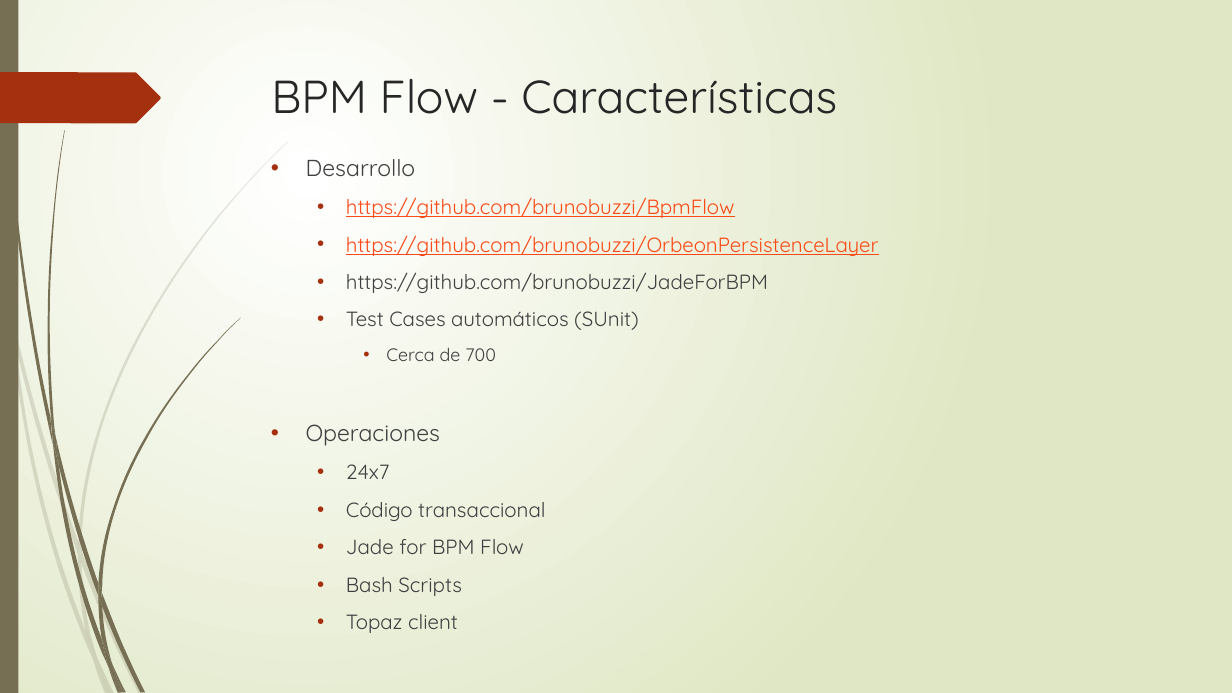
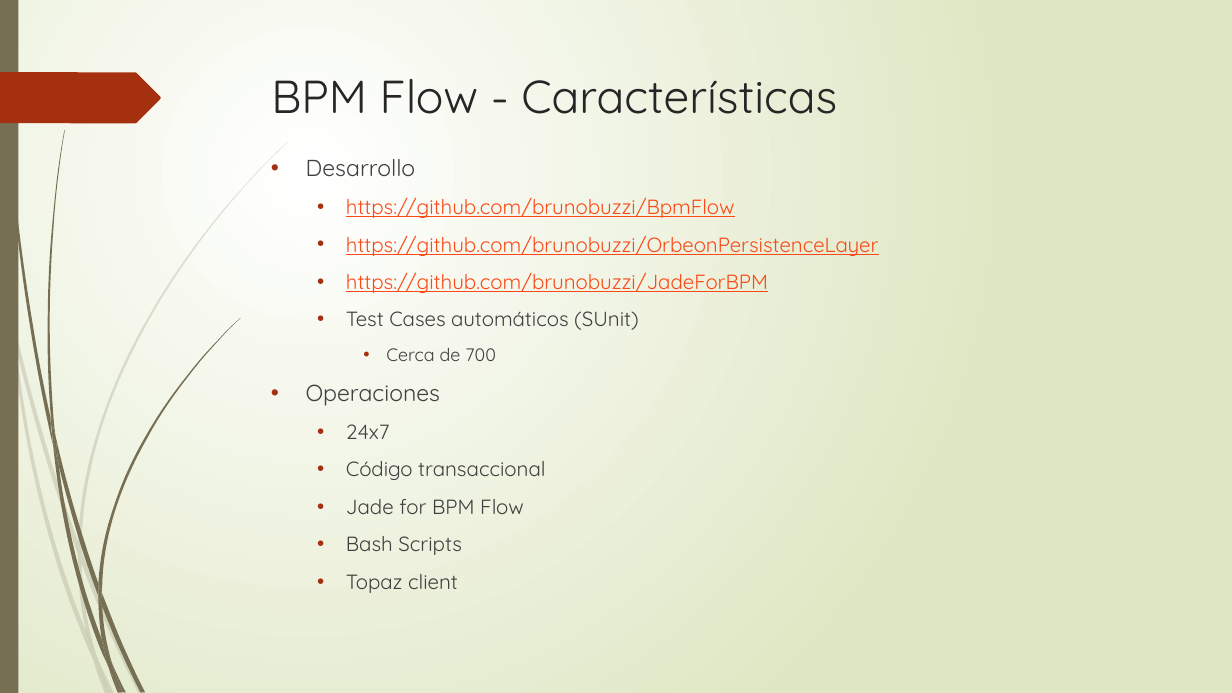
Before and after one commit to brunobuzzi/BpmFlow, a slide deck: slide 8 of documents/spanish/Proyecto BPM Flow.pptx. Drawn at 1232x693 pixels with LibreOffice and Linux fonts; fonts in the diff are those of the drawing. Boxes give left, top, right and bottom in pixels: in the first picture for what was removed or moved away, otherwise in the second. Text is boxed around its words. In the diff, an @@ line names an element or a change of style, - is before the commit and + after.

```diff
--- a/documents/spanish/Proyecto BPM Flow.pptx
+++ b/documents/spanish/Proyecto BPM Flow.pptx
@@ text at <box>346,272,768,293</box>: text colour #404040 to #FB4A18, underline on in "https://github.com/brunobuzzi/JadeForBPM" @@
```
Also in this commit, not shown: 5 other slides changed.
